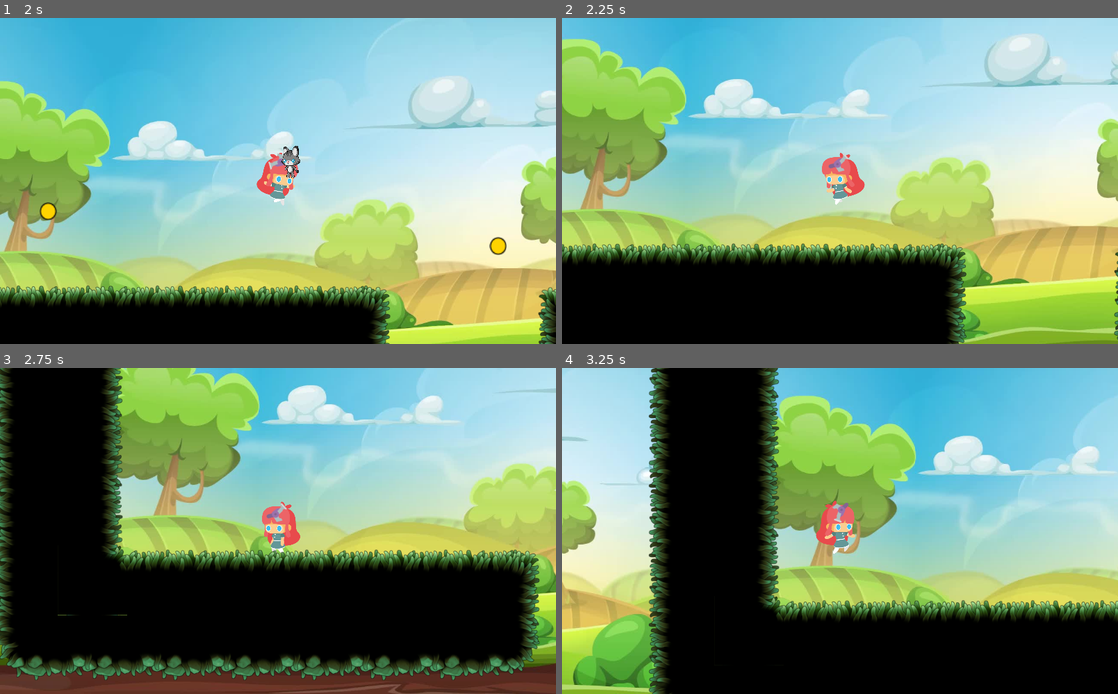
Above: before the commit, frames 1-4 (two rows, left to right).
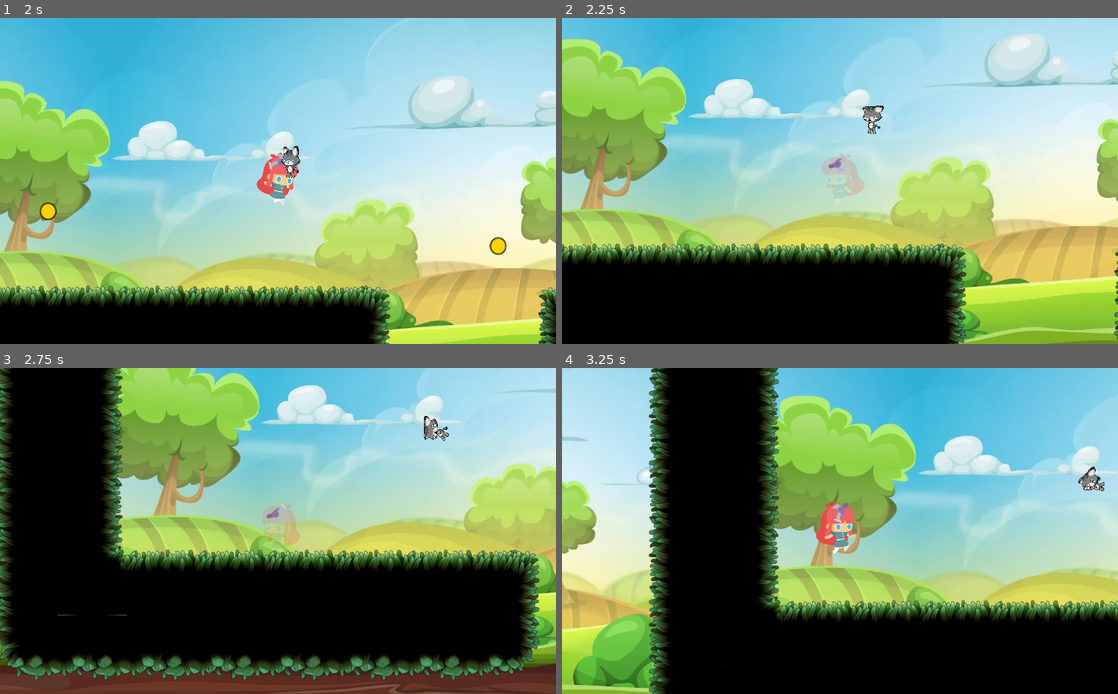
Above: after the commit, the same moments.

Repository: pasqualegabriel/videojuegos-workshop
Game: Godot game, scene res://Main.tscn
Two runs of this game, one before a commit and one after it. Both use one fixed random seed, a clock stepped at 60 frames per second and the inputs below. Sound files missing from this copy of the repository are replaced by a short silence.
Inputs (mouse positions are in pixels of both pictures, inside the frame that each line leads up to):
- Up to frame 1 (2 s): tap Enter at 0.5 s; move the mouse to (400, 164) at 0.52 s; hold Right (right) from 0.53 s (still down); click (400, 164) at 0.6 s; tap Up (jump) at 0.77, 1.52 s; move the mouse to (166, 197) at 1.27 s; click (166, 197) at 1.35 s
- Up to frame 2 (2.25 s): move the mouse to (895, 109) at 2.02 s; release Right (right) at 2.03 s; hold Left (left) from 2.03 s (still down); click (895, 109) at 2.1 s
- Up to frame 3 (2.75 s): keep holding Left (left)
- Up to frame 4 (3.25 s): move the mouse to (812, 596) at 2.77 s; release Left (left) at 2.78 s; hold Right (right) from 2.78 s (still down); click (812, 596) at 2.85 s; tap Up (jump) at 3.02 s

Frame 1 is identical in both runs. In frame 2, 0.9% of the frame differs, in the area x 46-58%, y 26-58%; in frame 3, 0.8%; in frame 4, 0.2%.

Commit message:
enemy audio

Diff:
--- /dev/null
+++ b/entities/enemies/AudioStreamPlayer.gd
@@ -0,0 +1,15 @@
+extends AudioStreamPlayer
+
+onready var attack_audio = load("res://sounds/catAttack.ogg")
+onready var dead_audio = load("res://sounds/catDead.wav")
+
+func _ready():
+	attack_audio.loop = false
+
+func dead():
+	self.stream = dead_audio
+	self.play()
+
+func attack():
+	self.stream = attack_audio
+	self.play()
--- a/entities/enemies/Turret.gd
+++ b/entities/enemies/Turret.gd
@@ -4,7 +4,9 @@
 
 onready var fire_timer = $FireTimer
 onready var body = $Sprite
+onready var audio = $AudioStreamPlayer
 
+var is_dead = false
 var container
 
 func _ready():
@@ -18,7 +20,9 @@
 	body.flip_h = global_position.direction_to(get_parent().player.global_position).x < 0
 
 func _on_FireTimer_timeout():
-	fire()
+	if !is_dead:
+		audio.attack()
+		fire()
 
 func fire():
 	var proj = projectile.instance()
@@ -27,6 +31,10 @@
 	fire_timer.start()
 
 func hit():
+	body.play("dead")
+	audio.dead()
+	is_dead = true
+	yield(body, "animation_finished")
 	call_deferred('bye')
 
 func bye():
--- a/entities/enemies/Turret.tscn
+++ b/entities/enemies/Turret.tscn
@@ -20,6 +20,17 @@
 [ext_resource path="res://assets/cat/Jump (1).png" type="Texture" id=18]
 [ext_resource path="res://assets/cat/Jump (5).png" type="Texture" id=19]
 [ext_resource path="res://assets/cat/Jump (4).png" type="Texture" id=20]
+[ext_resource path="res://assets/cat/Dead (7).png" type="Texture" id=21]
+[ext_resource path="res://assets/cat/Dead (4).png" type="Texture" id=22]
+[ext_resource path="res://assets/cat/Dead (10).png" type="Texture" id=23]
+[ext_resource path="res://assets/cat/Dead (5).png" type="Texture" id=24]
+[ext_resource path="res://assets/cat/Dead (3).png" type="Texture" id=25]
+[ext_resource path="res://assets/cat/Dead (1).png" type="Texture" id=26]
+[ext_resource path="res://assets/cat/Dead (9).png" type="Texture" id=27]
+[ext_resource path="res://assets/cat/Dead (2).png" type="Texture" id=28]
+[ext_resource path="res://assets/cat/Dead (6).png" type="Texture" id=29]
+[ext_resource path="res://assets/cat/Dead (8).png" type="Texture" id=30]
+[ext_resource path="res://entities/enemies/AudioStreamPlayer.gd" type="Script" id=31]
 
 [sub_resource type="SpriteFrames" id=1]
 animations = [ {
@@ -32,6 +43,11 @@
 "loop": true,
 "name": "fire",
 "speed": 24.0
+}, {
+"frames": [ ExtResource( 26 ), ExtResource( 28 ), ExtResource( 25 ), ExtResource( 22 ), ExtResource( 24 ), ExtResource( 29 ), ExtResource( 21 ), ExtResource( 30 ), ExtResource( 27 ), ExtResource( 23 ) ],
+"loop": true,
+"name": "dead",
+"speed": 5.0
 } ]
 
 [sub_resource type="RectangleShape2D" id=2]
@@ -47,8 +63,7 @@
 [node name="Sprite" type="AnimatedSprite" parent="."]
 scale = Vector2( 0.124811, 0.139335 )
 frames = SubResource( 1 )
-animation = "fire"
-frame = 5
+animation = "dead"
 
 [node name="CollisionShape2D" type="CollisionShape2D" parent="."]
 shape = SubResource( 2 )
@@ -61,6 +76,10 @@
 
 [node name="CollisionShape2D" type="CollisionShape2D" parent="Area2D"]
 shape = SubResource( 3 )
+
+[node name="AudioStreamPlayer" type="AudioStreamPlayer" parent="."]
+volume_db = -15.0
+script = ExtResource( 31 )
 [connection signal="animation_finished" from="Sprite" to="." method="_on_Sprite_animation_finished"]
 [connection signal="timeout" from="FireTimer" to="." method="_on_FireTimer_timeout"]
 [connection signal="body_entered" from="Area2D" to="." method="_on_Area2D_body_entered"]
--- /dev/null
+++ b/entities/player/HitPlayer.gd
@@ -0,0 +1,3 @@
+extends AudioStreamPlayer
+
+onready var hit_audio = load("res://sounds/playerHurt.wav")
--- a/entities/player/Jump.gd
+++ b/entities/player/Jump.gd
@@ -10,10 +10,6 @@
 	walk_audio.loop = false
 	attack_audio.loop = false
 
-func hit():
-	self.stream = hit_audio
-	self.play()
-
 func attack():
 	self.stream = attack_audio
 	self.play()
--- a/entities/player/Player.gd
+++ b/entities/player/Player.gd
@@ -6,6 +6,7 @@
 onready var cannon = $Cannon
 onready var fire_pos = $Cannon/FirePosition
 onready var animation_player = $AnimationPlayer
+onready var effect_player = $EffectPlayer
 onready var audio = $AudioPlayer
 
 var velocity:Vector2 = Vector2.ZERO
@@ -70,7 +71,8 @@
 	global_position = container.start_position.global_position
 
 func hit():
-	audio.hit()
+	effect_player.play("hit")
+#	yield(body.animation2, "animation_finished")
 
 #	var x_dir = int(Input.is_action_pressed("right")) - int(Input.is_action_pressed("left"))
 #	position.x += x_dir * velocity * delta
--- a/entities/player/Player.tscn
+++ b/entities/player/Player.tscn
@@ -6,7 +6,9 @@
 [ext_resource path="res://entities/player/PlayerProjectile.tscn" type="PackedScene" id=4]
 [ext_resource path="res://sounds/Jump.ogg" type="AudioStream" id=5]
 [ext_resource path="res://entities/player/Jump.gd" type="Script" id=6]
-[ext_resource path="res://sounds/Leaves1.ogg" type="AudioStream" id=7]
+[ext_resource path="res://sounds/playerHurt.wav" type="AudioStream" id=7]
+[ext_resource path="res://sounds/Leaves1.ogg" type="AudioStream" id=8]
+[ext_resource path="res://entities/player/HitPlayer.gd" type="Script" id=9]
 
 [sub_resource type="CapsuleShape2D" id=1]
 height = 59.5
@@ -82,13 +84,43 @@
 "clips": [ {
 "end_offset": 0.0,
 "start_offset": 0.0,
-"stream": ExtResource( 7 )
+"stream": ExtResource( 8 )
 }, {
+"end_offset": 0.0,
+"start_offset": 0.0,
+"stream": ExtResource( 8 )
+} ],
+"times": PoolRealArray( 0, 0.6 )
+}
+
+[sub_resource type="Animation" id=5]
+resource_name = "hit"
+step = 0.05
+tracks/0/type = "value"
+tracks/0/path = NodePath("Body:modulate")
+tracks/0/interp = 1
+tracks/0/loop_wrap = true
+tracks/0/imported = false
+tracks/0/enabled = true
+tracks/0/keys = {
+"times": PoolRealArray( 0, 0.25, 0.5, 0.75, 1 ),
+"transitions": PoolRealArray( 1, 1, 1, 1, 1 ),
+"update": 0,
+"values": [ Color( 1, 1, 1, 1 ), Color( 1, 1, 1, 0 ), Color( 1, 1, 1, 1 ), Color( 1, 1, 1, 0 ), Color( 1, 1, 1, 1 ) ]
+}
+tracks/1/type = "audio"
+tracks/1/path = NodePath("HitPlayer")
+tracks/1/interp = 1
+tracks/1/loop_wrap = true
+tracks/1/imported = false
+tracks/1/enabled = true
+tracks/1/keys = {
+"clips": [ {
 "end_offset": 0.0,
 "start_offset": 0.0,
 "stream": ExtResource( 7 )
 } ],
-"times": PoolRealArray( 0, 0.6 )
+"times": PoolRealArray( 0 )
 }
 
 [node name="Player" type="KinematicBody2D"]
@@ -127,3 +159,10 @@
 volume_db = -20.0
 bus = "Sorround"
 script = ExtResource( 6 )
+
+[node name="EffectPlayer" type="AnimationPlayer" parent="."]
+anims/hit = SubResource( 5 )
+
+[node name="HitPlayer" type="AudioStreamPlayer" parent="."]
+volume_db = -5.0
+script = ExtResource( 9 )
Not shown: 1 places in entities/enemies/Turret.tscn that only renumber resources
Not shown: 1 places in entities/player/Player.tscn that only renumber resources
Not shown, added: sounds/catDead.wav.import
Not shown, added: sounds/catDead.wav
